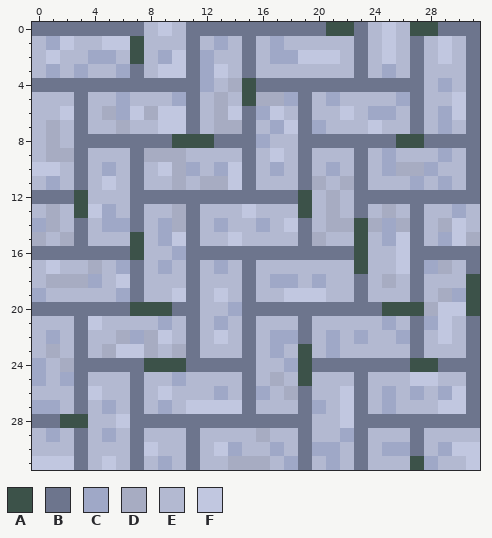
Pixel-art file, stored at src/verbundpflasterstein.aseprite. Above: the version before the commit.
32x32 pixels, 1 frame. Colours within 5 levels of each other are drawn and written as one.
Visible layers, top first: "Layer 1", "Background".
Palette (. is transparent): A #3c5249  B #6d758d  C #9fa8c7  D #a7acc2  E #b3b9d1  F #c1c7e0
Pixels before, first column x 0:
 0 BBBBBBBBEFEBBBBBBBBBBAABEFEAABBB
 1 ECFEEFFAEEEBECEBECEEEEEBEFEBEFEB
 2 EFEECCEAECFBCEEBECCFFFEBEFEBEFEB
 3 ECECEECBEFFBCFEBEEEEEEEBECEBEEEB
 4 BBBBBBBBBBBBCEDABBBBBBBBBBBBECEB
 5 EEEBEECEEECBEDEADDCBECEEEECBEEFB
 6 EEFBEDCFDFFBEDFBCFEBEEFECCEBECFB
 7 EDEBEEDEEFFBEDDBECFBCEEEFEEBECEB
 8 EDEBBBBBBBAAABBBCEEBBBBBBBAABBBB
 9 EDDBEEEBDDDEEEEBEFEBEEEBECEEECEB
10 FFEBECEBEFDCECFBECEBECEBECDDCEEB
11 ECEBEFEBEEDEDDFBEEEBDEDBEEECECEB
12 BBBAEEEBBBBBBBBBBBBAEDEBBBBBBBBB
13 EDEAFCEBEEDBEEEFEEEAEDEBEDEBEECE
14 CDEBECCBECDBECEECEFBEDDADCDBEDFE
15 DEDBEEEAECFBEEFEEEEBDEEAECFBECFD
16 BBBBBBBAEECBBBBBBBBBBBBAEEFBBBBB
17 EFEEDECBECEBECEBEEEEEEEAEEFBCDEB
18 EDDDCEFBEEEBEEEBECCECEEBEDEBEEEA
19 CEEEEECBEEFBEFEBEEFFFEEBEEEBEDCA
20 BBBBBBBAAABBEECBBBBBBBBBBAAADFFA
21 EEEBFEEEECEBECEBEEEBEEEEECEBCFEB
22 ECEBEEDCDFEBEFEBECCBECECEECBEFEB
23 EDEBEDFFDEDBEEEBECEAECEEEEEBEEEB
24 CEDBBBBBAAABBBBBEECABBBBBBBAABBB
25 CECBEEEBEECEEEEBEDEAEEEBEEEFFEEB
26 EEEBFEEBEFEEECEBCEDBEEFBECECECFB
27 CCEBECEBECEFFFFBEEEBCEFBECEEEFFB
28 BBAAEEFBBBBBBBBBBBBBEEFBBBBBBBBB
29 ECEBECEBEEEBEEEEDEEBEECBEEEBEEEE
30 EEEBEEEBFEEBEFCEECEBCCEBECCBECFF
31 FFFBEFEBECEBEEDDDECBECEBEEEACEEF
After:
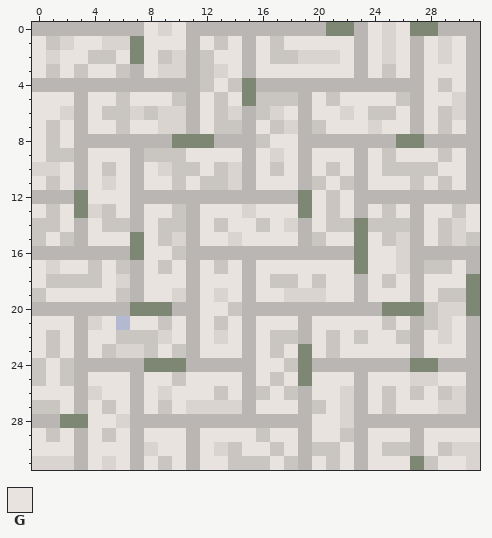
Colours new in this view: G #e8e3df
Edits made:
Colour A changes from #3c5249 to #7e8774.
Colour B changes from #6d758d to #bab6b3.
Colour C changes from #9fa8c7 to #c9c5c1.
Colour F changes from #c1c7e0 to #d9d4d0.
Layer "Layer 1":
Colour C replaces colour D in row 4 at x 14; in row 5 at x 13 and 16 to 17; in row 6 at x 5, 8 and 13; in row 7 at x 1, 6 and 13 to 14; in row 8 at x 1; in row 9 at x 1 to 2 and 8 to 10.
Colour C replaces colour D in row 10 at x 10 and 26 to 27; in row 11 at x 10, 12 to 13, 20 and 22; in row 12 at x 21; in row 13 at x 1, 10, 21 and 25; in row 14 at x 1, 10, 21 to 22, 24, 26 and 29; in row 15 at x 0, 2, 20 and 31.
Colour C replaces colour D in row 17 at x 4 and 29; in row 18 at x 1 to 3 and 25; in row 19 at x 29; in row 20 at x 28; in row 22 at x 6 and 8; in row 23 at x 1, 5, 8 and 10.
Colour C replaces colour D in row 24 at x 2; in row 25 at x 17; in row 26 at x 18; in row 29 at x 16; in row 31 at x 14 to 16.
Colour G replaces colour E in row 0 at x 8, 10, 24 and 26; in row 1 at x 0, 3 to 4, 8 to 10, 12, 14, 16, 18 to 22, 24, 26, 28 and 30; in row 2 at x 0, 2 to 3, 6, 8, 13 to 14, 16, 22, 24, 26, 28 and 30; in row 3 at x 0, 2, 4 to 5, 8, 14, 16 to 22, 24, 26 and 28 to 30; in row 4 at x 13, 28 and 30; in row 5 at x 0 to 2, 4 to 5, 7 to 9, 12, 14, 20, 22 to 25 and 28 to 29.
Colour G replaces colour E in row 6 at x 0 to 1, 4, 12, 18, 20 to 21, 23, 26 and 28; in row 7 at x 0, 2, 4 to 5, 7 to 8, 12, 16, 21 to 23, 25 to 26, 28 and 30; in row 8 at x 0, 2 and 17 to 18; in row 9 at x 0, 4 to 6, 11 to 14, 16, 18, 20 to 22, 24, 26 to 28 and 30; in row 10 at x 2, 4, 6, 8, 12, 16, 18, 20, 22, 24 and 29 to 30; in row 11 at x 0, 2, 4, 6, 8 to 9, 11, 16 to 18, 21, 24 to 26, 28 and 30.
Colour G replaces colour E in row 12 at x 4 to 6, 20 and 22; in row 13 at x 0, 2, 6, 8 to 9, 12 to 14, 16 to 18, 20, 22, 24, 26, 28 to 29 and 31; in row 14 at x 2, 4, 8, 12, 14 to 15, 17, 20, 28 and 31; in row 15 at x 1, 4 to 6, 8, 12 to 13, 15 to 18, 21 to 22, 24 and 28; in row 16 at x 8 to 9 and 24 to 25; in row 17 at x 0, 2 to 3, 5, 8, 10, 12, 14, 16 to 22, 24 to 25 and 30.
Colour G replaces colour E in row 18 at x 0, 5, 8 to 10, 12 to 14, 16, 19, 21 to 22, 24, 26 and 28 to 30; in row 19 at x 1 to 5, 8 to 9, 12, 14, 16 to 17, 21 to 22, 24 to 26 and 28; in row 20 at x 12 to 13; in row 21 at x 0 to 2, 5, 7 to 8, 10, 12, 14, 16 to 18, 20 to 24, 26 and 30; in row 22 at x 0, 2, 4 to 5, 10, 12, 14, 16, 20, 22, 24 to 25, 28 and 30; in row 23 at x 0, 2, 4, 9, 12 to 14, 16, 18, 20, 22 to 26 and 28 to 30.
Colour G replaces colour E in row 24 at x 1 and 16 to 17; in row 25 at x 1, 4 to 6, 8 to 9, 11 to 14, 16, 18, 20 to 22, 24 to 26 and 29 to 30; in row 26 at x 0 to 2, 5 to 6, 8, 10 to 12, 14, 17, 20 to 21, 24, 26 and 28; in row 27 at x 2, 4, 6, 8, 10, 16 to 18, 21, 24 and 26 to 28; in row 28 at x 4 to 5 and 20 to 21; in row 29 at x 0, 2, 4, 6, 8 to 10, 12 to 15, 17 to 18, 20 to 21, 24 to 26 and 28 to 31.
Colour G replaces colour E in row 30 at x 0 to 2, 4 to 6, 9 to 10, 12, 15 to 16, 18, 22, 24 and 28; in row 31 at x 4, 6, 8, 10, 12 to 13, 17, 20, 22, 24 to 26 and 29 to 30.
Pixel boxes of the changes (left, top, right, bottom) in both pictures:
changed: (32, 22, 480, 470)
